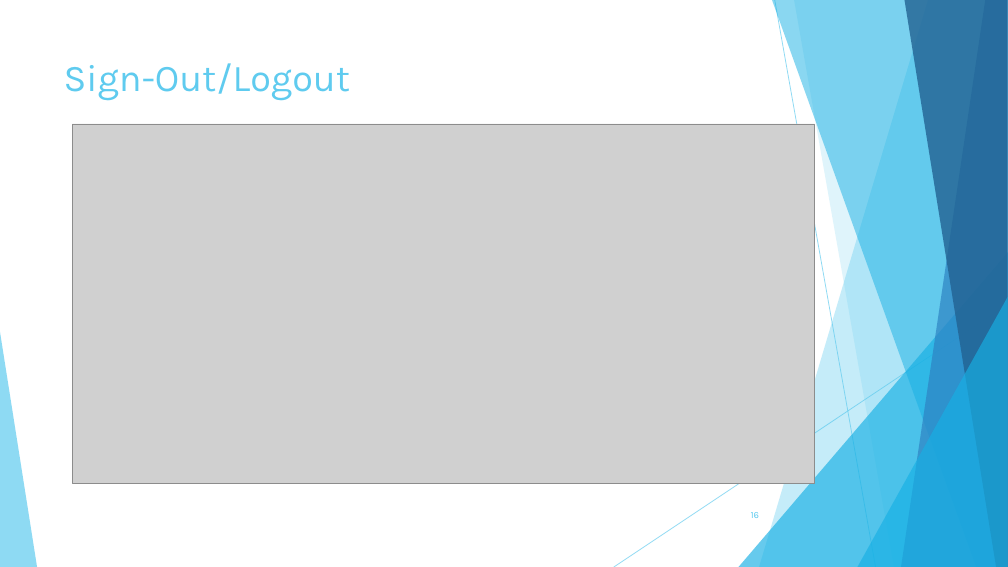
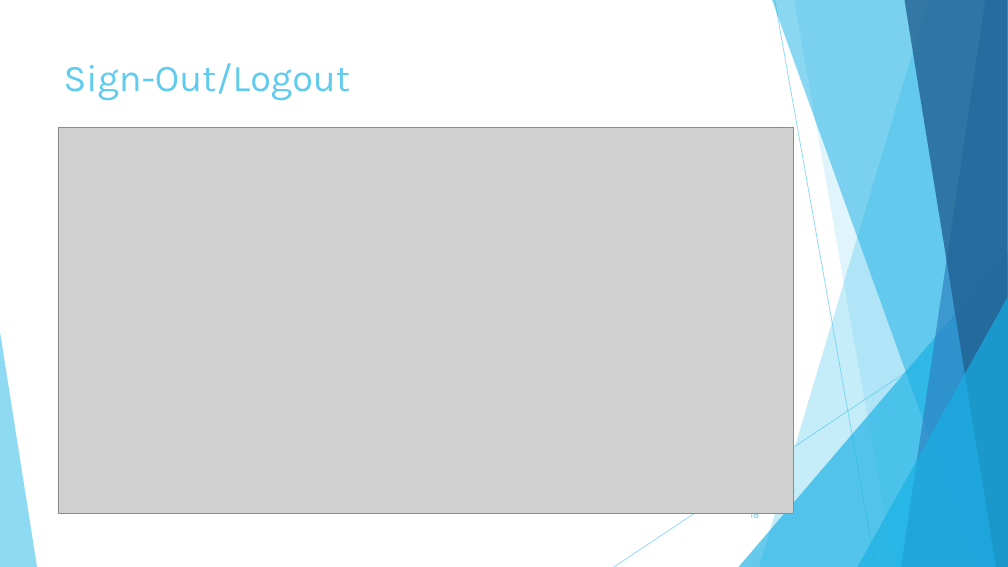
Before and after one commit to jpodier/cosc617-FinalProject-bathm-podie-quin, a slide deck: slide 18 of TowsonBook.pptx (slide 16 before the commit). Drawn at 1008x567 pixels with LibreOffice and Linux fonts; fonts in the diff are those of the drawing; grey boxes stand for pictures. Boxes give left, top, right and bottom in pixels: in the first picture for what was removed or moved away, otherwise in the second. Text is boxed around its words. In the diff, an @@ line names an element or a change of style, - is before the commit and + after.

```diff
--- a/TowsonBook.pptx
+++ b/TowsonBook.pptx
@@ picture resized from (x1=73, y1=124, x2=815, y2=484) to (x1=58, y1=128, x2=794, y2=513) @@
@@ page number at (x1=750, y1=513, x2=759, y2=521): text changed @@
-16
+18
```
Also in this commit, not shown: 10 other slides changed, 2 slides added.
